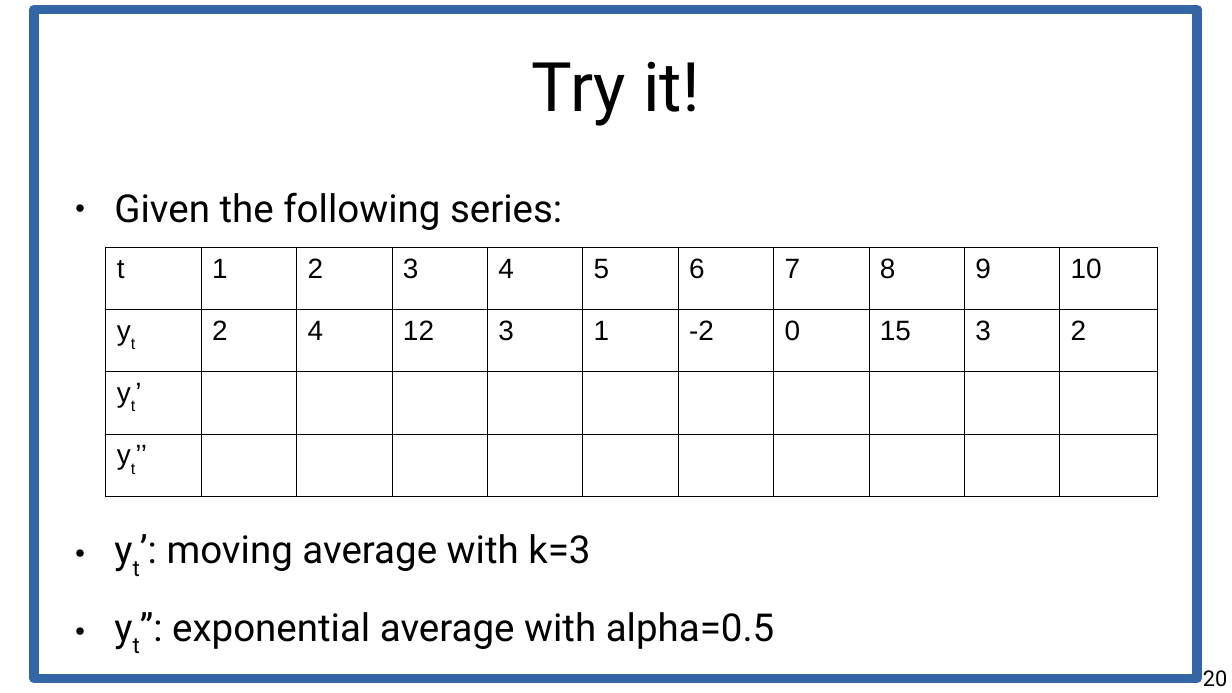
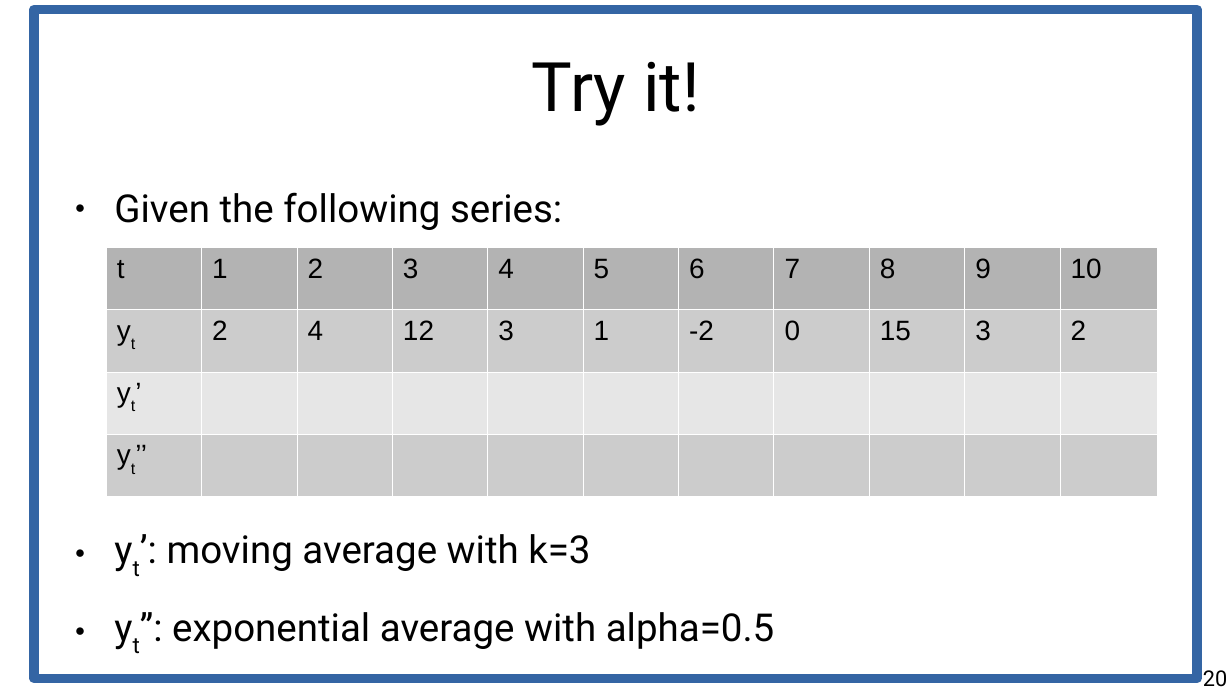
Before and after one commit to marco-calautti/data-mining-course, a slide deck: slide 20 of theory/tt11_time_series.odp. Drawn at 1232x693 pixels with LibreOffice and Linux fonts; fonts in the diff are those of the drawing. Boxes give left, top, right and bottom in pixels: in the first picture for what was removed or moved away, otherwise in the second. Text is boxed around its words. In the diff, an @@ line names an element or a change of style, - is before the commit and + after.

```diff
--- a/theory/tt11_time_series.odp
+++ b/theory/tt11_time_series.odp
@@ table at (106, 247, 1154, 496) @@
@@ fill none to #B3B3B3 in row 1 @@
@@ fill none to #CCCCCC in 12 cells @@
@@ fill none to #E6E6E6 in row 3, column 1 @@
@@ borders changed @@
```
Also in this commit, not shown: 9 other slides changed, 1 other file.
